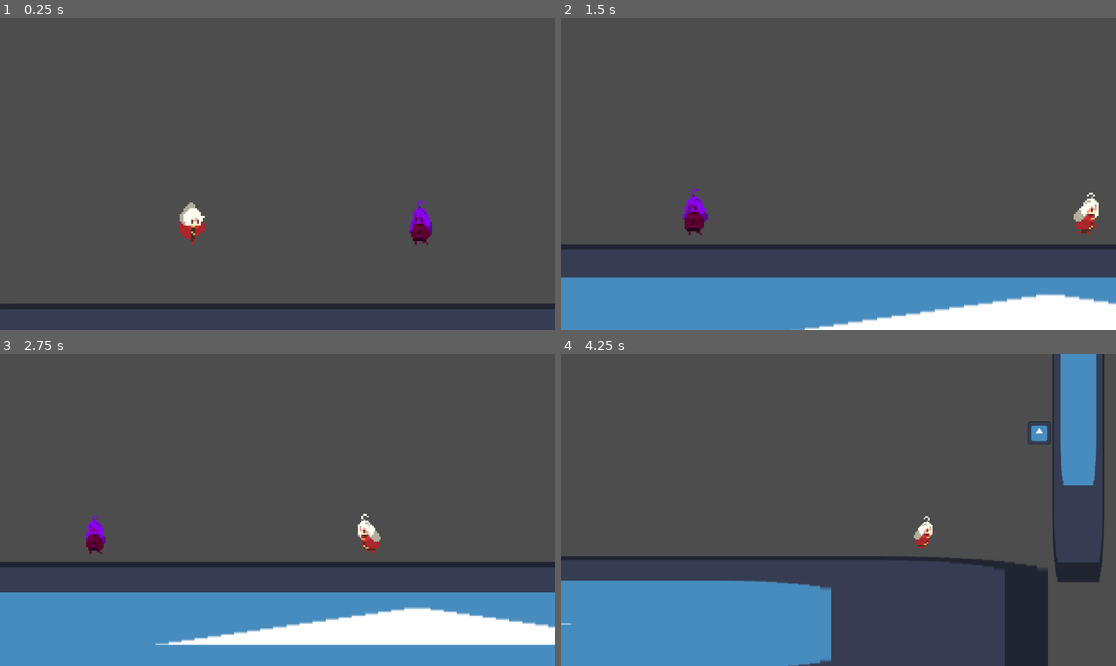
Above: before the commit, frames 1-4 (two rows, left to right).
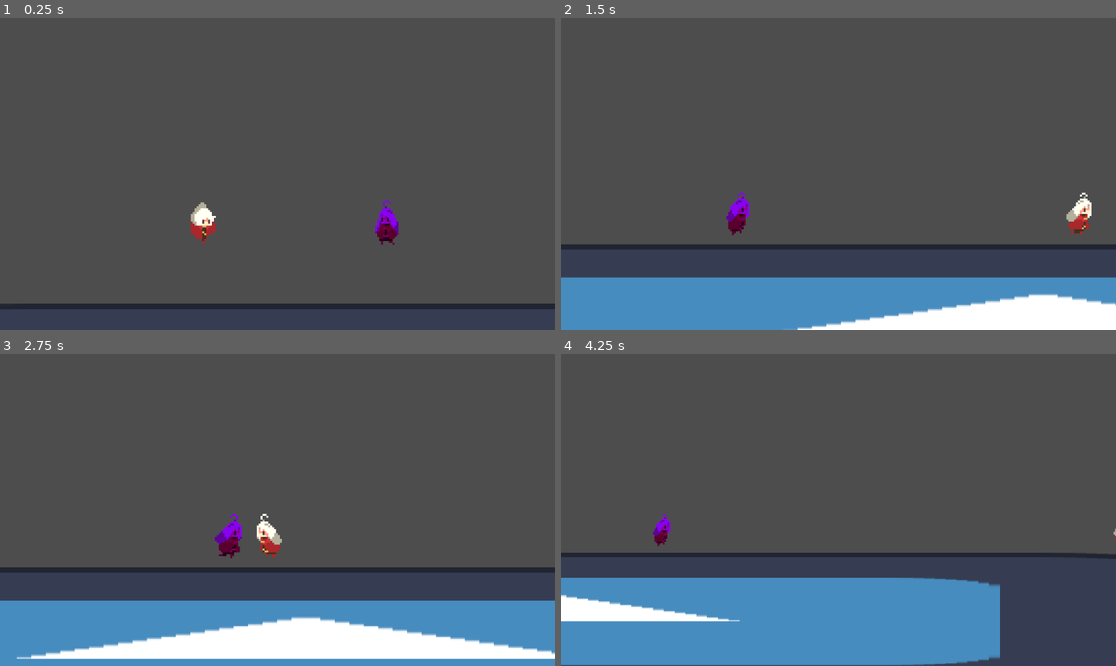
Above: after the commit, the same moments.

Repository: NoelKTheBest/orb-platformer
Game: Godot game, scene res://main.tscn
Same seed, same stepped clock (60 frames per second), same inputs: the game is played once before the commit and once after it. The engine's default icon, where the game draws it, is replaced by a stand-in: a white triangle on a blue panel in a dark square.
Inputs:
- Up to frame 1 (0.25 s): no input
- Up to frame 2 (1.5 s): tap Enter (ui_accept) at 0.5, 0.77 s; hold D (move_right) from 0.53 s (still down); tap Down (aim_down) at 0.6 s; tap Left (aim_left) at 1.35 s
- Up to frame 3 (2.75 s): tap Enter (ui_accept) at 1.52 s; release D (move_right) at 2.03 s; hold A (move_left) from 2.03 s (still down); tap Right (aim_right) at 2.1 s
- Up to frame 4 (4.25 s): release A (move_left) at 2.78 s; hold D (move_right) from 2.78 s (still down); tap Up (aim_up) at 2.85 s; tap Enter (ui_accept) at 3.02, 3.77 s; tap F (fire) at 3.6 s

The runs differ from the first frame. In frame 1, 1.3% of the frame differs, in the area x 32-78%, y 58-73%; in frame 2, 1.5%; in frame 3, 15%; in frame 4, 19%, in the area x 0-100%, y 0-100%.

Commit message:
Add continuous data feeding for player and enemy nodes

Diff:
--- a/open-the-portal/game.gd
+++ b/open-the-portal/game.gd
@@ -1,5 +1,8 @@
 extends Node2D
 
+@onready var player: CharacterBody2D = $Player
+
+var monitor_enemies : bool
 
 # Called when the node enters the scene tree for the first time.
 func _ready() -> void:
@@ -8,9 +11,17 @@
 
 # Called every frame. 'delta' is the elapsed time since the previous frame.
 func _process(delta: float) -> void:
-	#print(Engine.get_frames_per_second())
-	pass
+	if monitor_enemies: player.enemy_pos = $Enemy.position
+	$Enemy.player_position = player.position
 
 
 func _on_enemy_enemy_on_screen() -> void:
-	$Player.enemy_node = get_node("Enemy")
+	monitor_enemies = true
+
+
+func position_debug():
+	var a = str(player.position)
+	var b = str($Enemy.position)
+	var c = str($Enemy.player_position)
+	var formatted_string: String = a + 'n/' + b + 'n/' + c + 'n/'
+	return formatted_string
--- a/open-the-portal/scripts/player.gd
+++ b/open-the-portal/scripts/player.gd
@@ -18,7 +18,7 @@
 var aim_with_move_keys: bool = false
 #var aim_dir
 var y_slow: float = 1
-var enemy_node : Node2D
+var enemy_pos : Vector2
 var is_zoomed_close = false
 var lerp_val
 var close_zoom = 4
@@ -27,7 +27,7 @@
 
 
 func _process(delta: float) -> void:
-	if enemy_node: move_camera(delta)
+	if enemy_pos: move_camera(delta)
 
 
 func _physics_process(delta: float) -> void:
@@ -86,22 +86,22 @@
 
 
 func move_camera(delta : float):
-	if enemy_node:
+	if enemy_pos:
 		#t += delta * 0.4
-		var line_to_enemy : Vector2 = enemy_node.position - position
-		var m = (enemy_node.position.y - position.y)/(enemy_node.position.x - position.x)
-		var x_mid = (enemy_node.position.x - position.x)/2
+		var line_to_enemy : Vector2 = enemy_pos - position
+		var m = (enemy_pos.y - position.y)/(enemy_pos.x - position.x)
+		var x_mid = (enemy_pos.x - position.x)/2
 		var y = x_mid * m
 		camera_follow.position = Vector2(x_mid, y)
 		#print(position.distance_squared_to(enemy_pos))
-		if position.distance_squared_to(enemy_node.position) < close_zoom_range:
+		if position.distance_squared_to(enemy_pos) < close_zoom_range:
 			if !is_zoomed_close: $CameraFollow/AnimationPlayer.play("close_zoom")
 			is_zoomed_close = true
 		else:
 			if is_zoomed_close: $CameraFollow/AnimationPlayer.play("normal_zoom")
 			is_zoomed_close = false
 
-		if position.distance_squared_to(enemy_node.position) > player_camera_focus_range:
+		if position.distance_squared_to(enemy_pos) > player_camera_focus_range:
 			camera_follow.position = Vector2.ZERO
 	else:
 		pass
